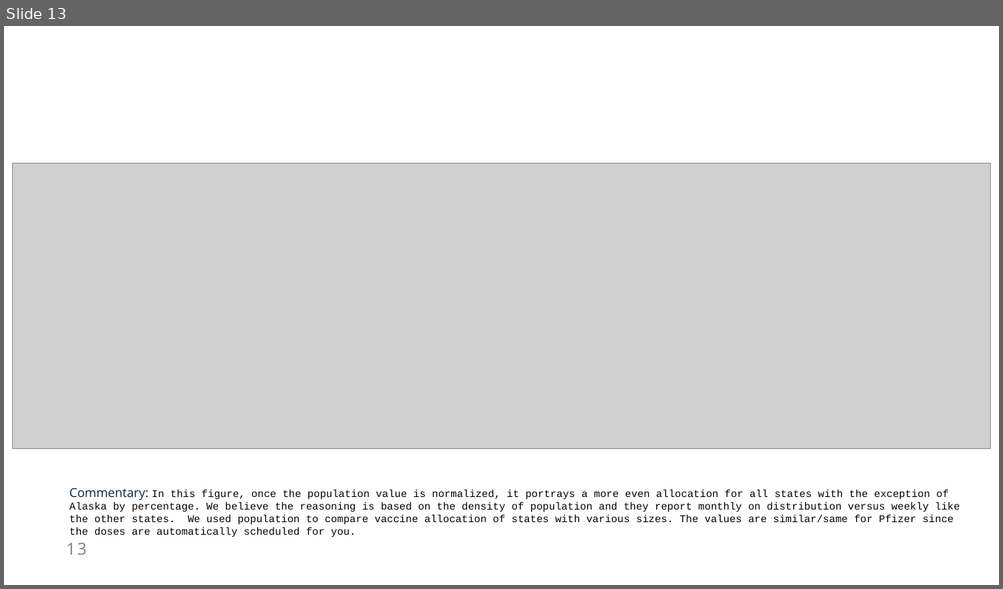
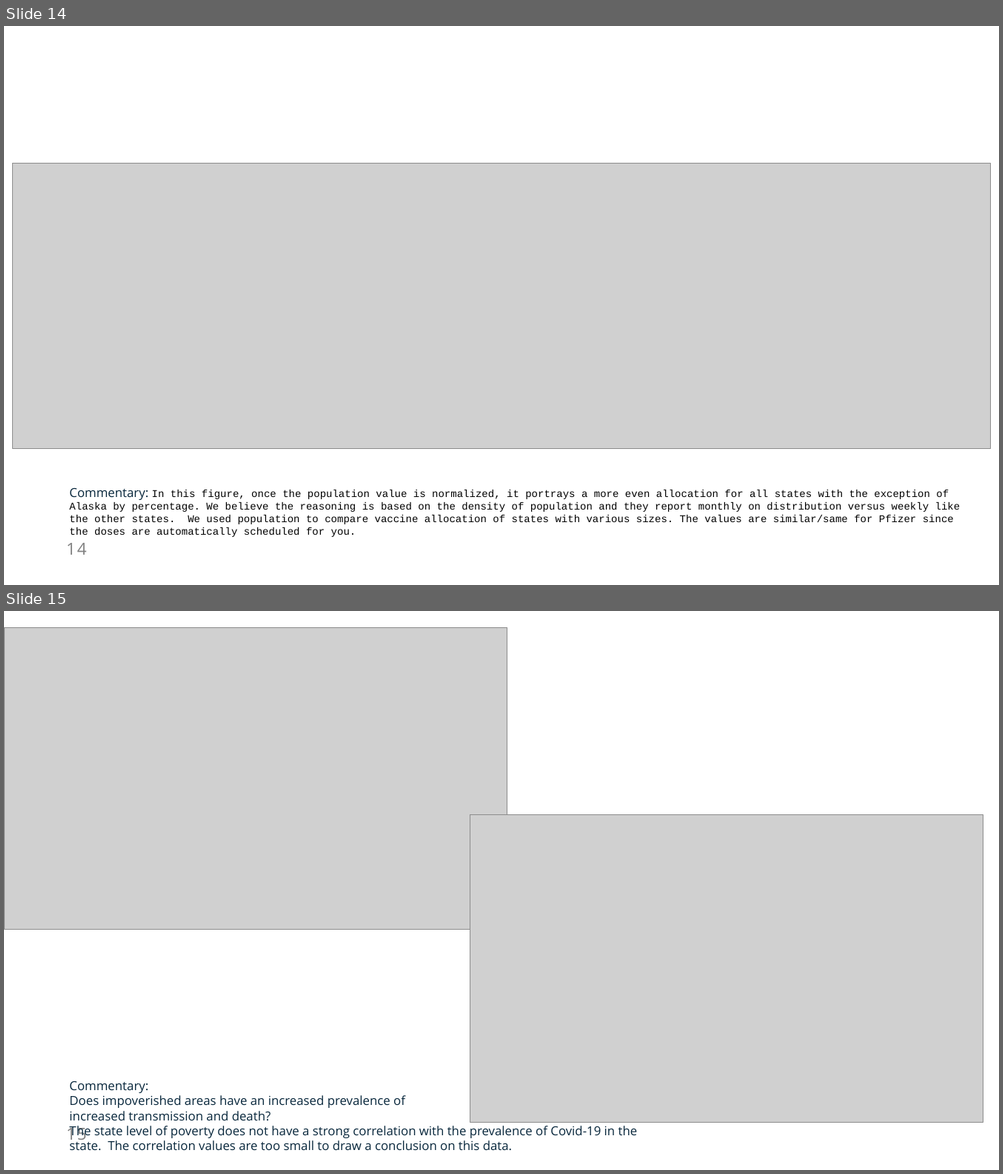
Before and after one commit to NicoleLund/covid_vaccine_availability, a slide deck: presentation/Project_one.pptx. Shown one above the other, each under a label of ours: slide 13 before the commit, slides 14 and 15 after it. The pictures are 1003x589 and 1003x1174 pixels, drawn with LibreOffice and Linux fonts; fonts in the diff are those of the drawing; grey boxes stand for pictures. Boxes give left, top, right and bottom in pixels: in the first picture for what was removed or moved away, otherwise in the second. Text is boxed around its words. In the diff, an @@ line names an element or a change of style, - is before the commit and + after.

```diff
--- a/presentation/Project_one.pptx
+++ b/presentation/Project_one.pptx
@@ slide 15 added at [4, 611, 999, 1170], background #FFFFFF; not listed: 1 template element that a slide beside it also shows @@
@@ picture added at [4, 627, 507, 929] @@
@@ picture added at [469, 815, 982, 1122] @@
@@ text added at [69, 1082, 637, 1150], 24 pt, text #08273C @@
+Commentary:
+Does impoverished areas have an increased prevalence of
+increased transmission and death?
+The state level of poverty does not have a strong correlation with the prevalence of Covid-19 in the
+state. The correlation values are too small to draw a conclusion on this data.
@@ what was slide 13 is now slide 14 @@
@@ page number at [66, 543, 87, 555]: text changed @@
-13
+14
```
Also in this commit, not shown: 6 slides changed, 3 other slides added, 11 slides removed.
